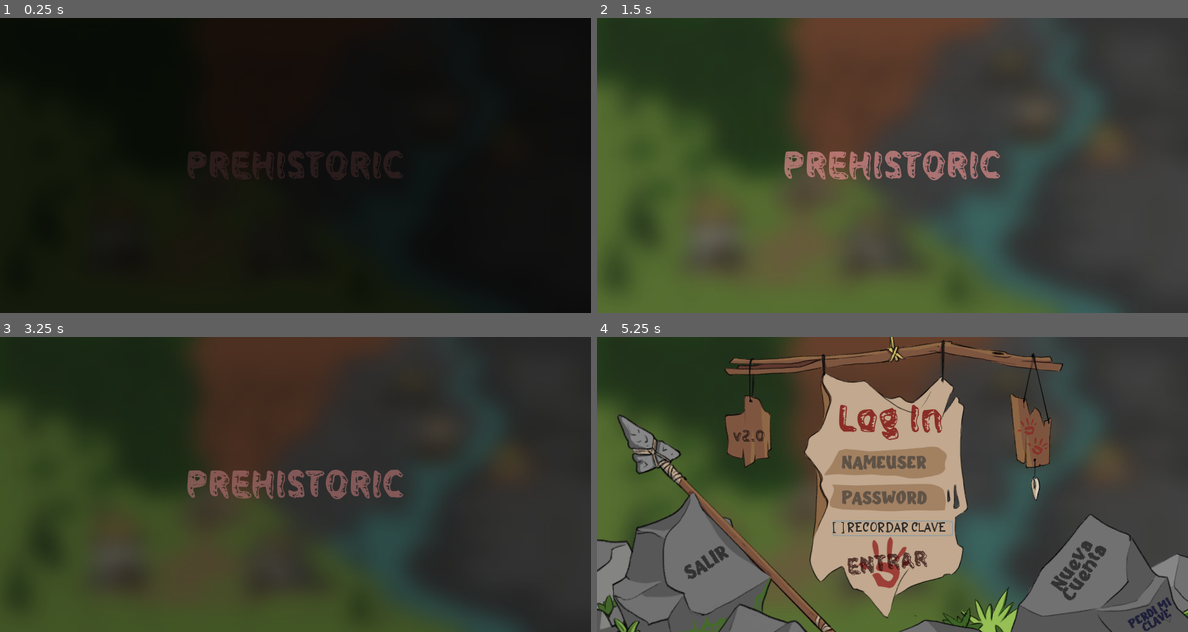
Above: before the commit, frames 1-4 (two rows, left to right).
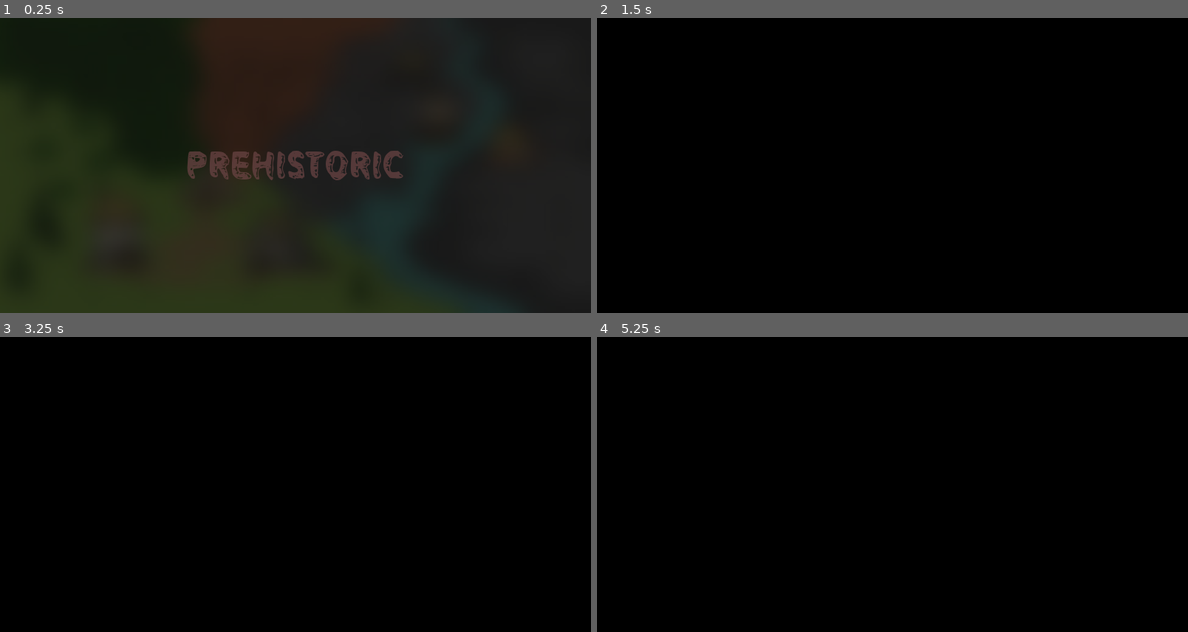
Above: after the commit, the same moments.

Repository: GabrielCancro/stone_age_firebase
Game: Godot game, scene res://Scenes/Intro.tscn
Two runs of this game, one before a commit and one after it. Both use one fixed random seed, a clock stepped at 60 frames per second and the inputs below.
Inputs (mouse positions are in pixels of both pictures, inside the frame that each line leads up to):
- Up to frame 1 (0.25 s): no input
- Up to frame 2 (1.5 s): tap Enter at 0.5 s; move the mouse to (1022, 150) at 0.52 s; click (1022, 150) at 0.67 s; drag from (774, 180) to (862, 224) at 1.27 s
- Up to frame 3 (3.25 s): click (289, 564) at 2 s, where only the run after the commit has a clickable "ENTRAR"; click (478, 570) at 2.75 s, where only the run after the commit has a clickable "Nueva Cuenta"
- Up to frame 4 (5.25 s): click (1164, 608) at 3.5 s, where only the run after the commit has a clickable "PERDI MI CLAVE"; click (892, 528) at 4.25 s, where only the run after the commit has a clickable "[ ] RECORDAR CLAVE"; click (892, 528) at 5 s, where only the run after the commit has a clickable "[ ] RECORDAR CLAVE"

The runs differ from the first frame. In frame 1, 19% of the frame differs, in the area x 0-79%, y 0-100%; in frame 2, 100%, in the area x 0-100%, y 0-100%; in frame 3, 100%; in frame 4, 100%.

Commit message:
update

Diff:
--- a/Scenes/Intro.gd
+++ b/Scenes/Intro.gd
@@ -1,10 +1,10 @@
 extends Control
 
 func _ready():
-	$Tween.interpolate_property($ColorRect,"modulate",Color(1,1,1,1),Color(1,1,1,0),1,Tween.TRANS_LINEAR,Tween.EASE_IN)
+	$Tween.interpolate_property($ColorRect,"modulate",Color(1,1,1,1),Color(1,1,1,0),.5,Tween.TRANS_LINEAR,Tween.EASE_IN)
 	$Tween.start()
-	yield(get_tree().create_timer(3),"timeout")
-	$Tween.interpolate_property($ColorRect,"modulate",Color(1,1,1,0),Color(1,1,1,1),1,Tween.TRANS_LINEAR,Tween.EASE_IN)
+	yield(get_tree().create_timer(1),"timeout")
+	$Tween.interpolate_property($ColorRect,"modulate",Color(1,1,1,0),Color(1,1,1,1),.3,Tween.TRANS_LINEAR,Tween.EASE_IN)
 	$Tween.start()
-	yield(get_tree().create_timer(2),"timeout")
+	yield(get_tree().create_timer(.3),"timeout")
 	get_tree().change_scene("res://Scenes/LoginNew.tscn")
--- a/Scenes/LoginNew.gd
+++ b/Scenes/LoginNew.gd
@@ -1,6 +1,7 @@
 extends Control
 
 func _ready():
+	$Tween/ColorRect.visible = true
 	$Background/AnimationPlayer.play("wood")
 	$btn_account.connect("button_down",self,"onClickAccount")
 	$btn_forgot.connect("button_down",self,"onClickForgot")
@@ -14,6 +15,7 @@
 	yield(FM,"complete_pull")
 	checkRemember()
 	checkOldVersion()
+	fadeOutBlackScreen()
 
 
 func onClickAccount():
@@ -69,3 +71,9 @@
 		else:
 #			$LogIn/Label_error.text = "CLAVE INCORRECTA"
 			pass
+
+func fadeOutBlackScreen():
+	$Tween.interpolate_property($Tween/ColorRect,"modulate",Color(1,1,1,1),Color(1,1,1,0),.5,Tween.TRANS_LINEAR,Tween.EASE_IN)
+	$Tween.start()
+	yield($Tween,"tween_all_completed")
+	$Tween/ColorRect.visible = false
--- a/Scenes/LoginNew.tscn
+++ b/Scenes/LoginNew.tscn
@@ -11,6 +11,7 @@
 [ext_resource path="res://assets/login/login_edit1.png" type="Texture" id=9]
 [ext_resource path="res://assets/login/login_edit2.png" type="Texture" id=10]
 [ext_resource path="res://assets/login/hand.png" type="Texture" id=11]
+[ext_resource path="res://Specials/ButtonEffector.tscn" type="PackedScene" id=12]
 
 [sub_resource type="DynamicFont" id=14]
 size = 21
@@ -381,3 +382,14 @@
 text = "SALIR"
 align = 1
 valign = 1
+
+[node name="Tween" type="Tween" parent="."]
+
+[node name="ColorRect" type="ColorRect" parent="Tween"]
+visible = false
+anchor_right = 1.0
+anchor_bottom = 1.0
+color = Color( 0, 0, 0, 1 )
+
+[node name="ButtonEffector" parent="." instance=ExtResource( 12 )]
+paths = [ "btn_enter", "btn_exit", "btn_account", "btn_forgot", "", "", "" ]
--- a/Scenes/Main.tscn
+++ b/Scenes/Main.tscn
@@ -10,6 +10,7 @@
 [ext_resource path="res://assets/main/bg_main_menu.png" type="Texture" id=8]
 [ext_resource path="res://assets/main/bg_main_menu_front_bottom.png" type="Texture" id=9]
 [ext_resource path="res://assets/font/Dradab-nR4BJ.otf" type="DynamicFontData" id=10]
+[ext_resource path="res://Specials/ButtonEffector.tscn" type="PackedScene" id=11]
 
 [sub_resource type="DynamicFont" id=3]
 size = 26
@@ -269,4 +270,7 @@
 align = 1
 valign = 1
 
+[node name="ButtonEffector" parent="." instance=ExtResource( 11 )]
+paths = [ "btn_new_game", "btn_logout" ]
+
 [connection signal="button_up" from="WinsPanel/LineEdit/btn_add" to="." method="_on_btn_add_button_up"]
--- /dev/null
+++ b/Specials/ButtonEffector.gd
@@ -0,0 +1,17 @@
+extends Node2D
+
+export(Array, String) var paths : Array = []
+var nodes = []
+
+func _ready():
+	randomize()
+	for path in paths:
+		var node = get_parent().get_node_or_null(path)
+		if node: nodes.append( node )
+	$Timer.connect("timeout",self,"onTime")
+	print(paths)
+	print(nodes)
+
+func onTime():
+	for node in nodes:
+		node.modulate.a = .9+randf()*.2
--- /dev/null
+++ b/Specials/ButtonEffector.tscn
@@ -0,0 +1,10 @@
+[gd_scene load_steps=2 format=2]
+
+[ext_resource path="res://Specials/ButtonEffector.gd" type="Script" id=1]
+
+[node name="ButtonEffector" type="Node2D"]
+script = ExtResource( 1 )
+
+[node name="Timer" type="Timer" parent="."]
+wait_time = 0.2
+autostart = true
Not shown: 1 places in Scenes/LoginNew.tscn that only renumber resources
Not shown: 1 places in Scenes/Main.tscn that only renumber resources
